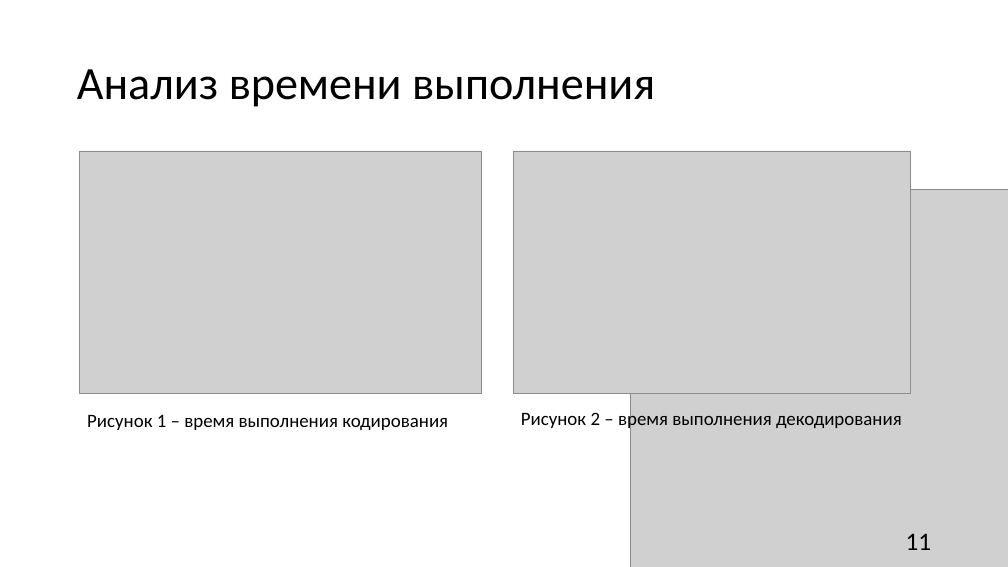
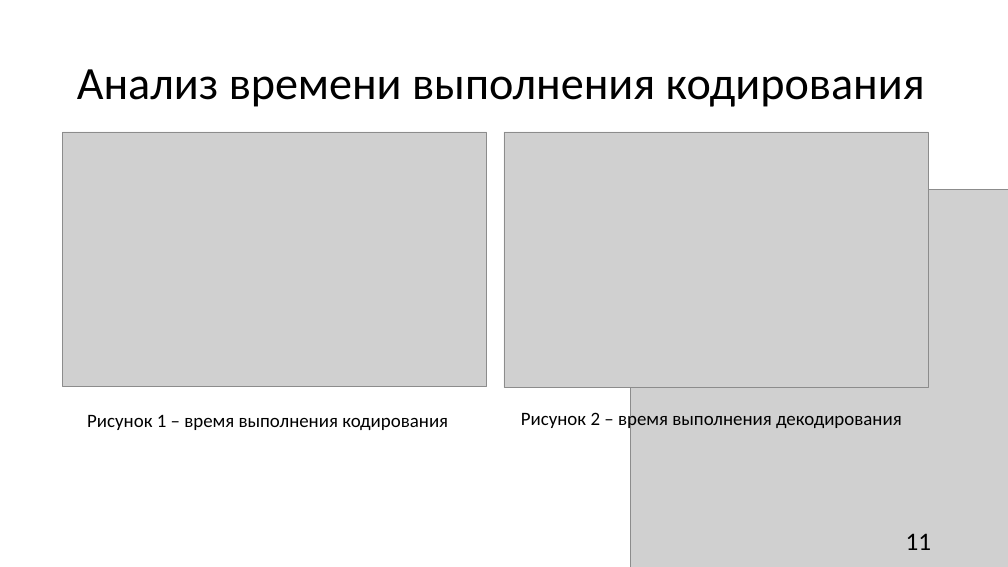
Before and after one commit to bezzzna/Algoritm, a slide deck: slide 11 of Arithmetic coding.pptx. Drawn at 1008x567 pixels with LibreOffice and Linux fonts; fonts in the diff are those of the drawing; grey boxes stand for pictures. Boxes give left, top, right and bottom in pixels: in the first picture for what was removed or moved away, otherwise in the second. Text is boxed around its words. In the diff, an @@ line names an element or a change of style, - is before the commit and + after.

```diff
--- a/Arithmetic coding.pptx
+++ b/Arithmetic coding.pptx
@@ title at bbox=[77, 69, 925, 107]: text changed @@
-Анализ времени выполнения
+Анализ времени выполнения кодирования
@@ picture: place and size @@
-picture at bbox=[80, 151, 482, 394]
+picture at bbox=[63, 132, 487, 387]
@@ picture: place and size @@
-picture at bbox=[513, 151, 910, 394]
+picture at bbox=[504, 132, 929, 388]
```
